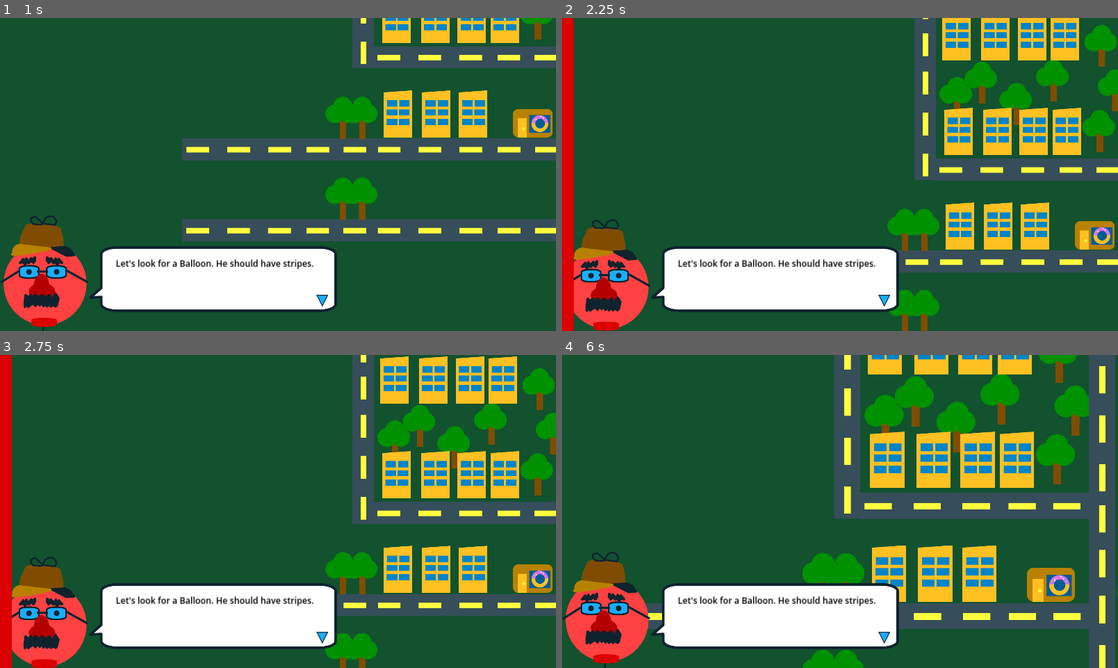
Above: before the commit, frames 1-4 (two rows, left to right).
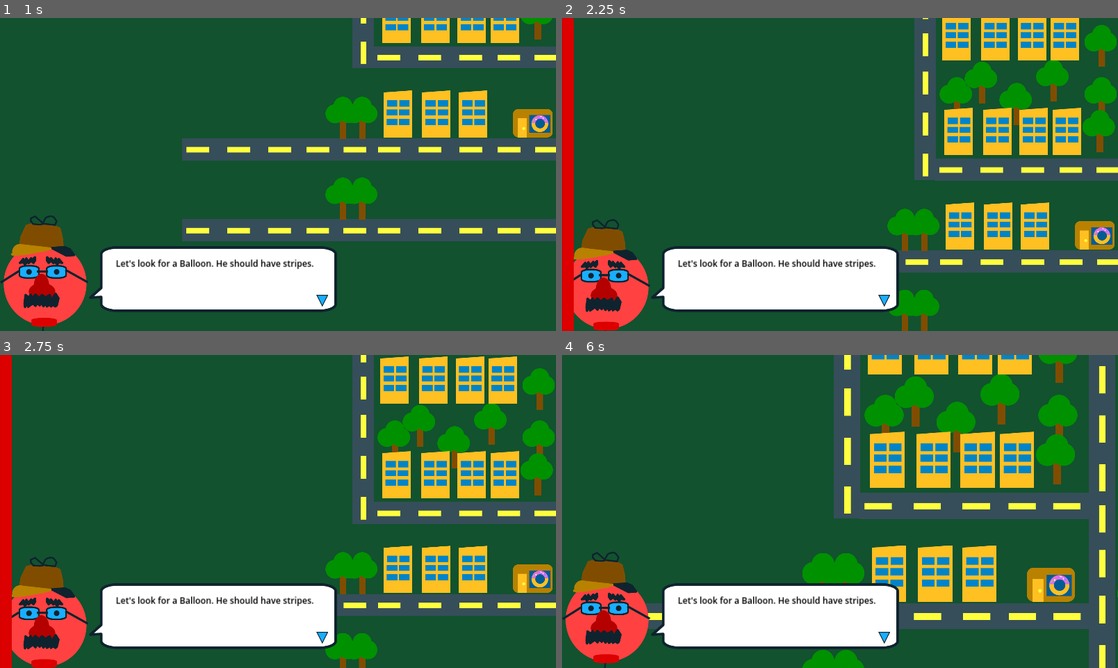
Above: after the commit, the same moments.

Repository: mathew-tran/theanajam22
Game: Godot game, scene res://Scenes/Main.tscn
Same seed, same stepped clock (60 frames per second), same inputs: the game is played once before the commit and once after it.
Inputs (mouse positions are in pixels of both pictures, inside the frame that each line leads up to):
- Up to frame 1 (1 s): move the mouse to (250, 237) at 0.52 s; hold W (move_up) from 0.53 s (still down); tap Mouse wheel down (scroll_down) at 0.6 s
- Up to frame 2 (2.25 s): move the mouse to (1006, 221) at 1.27 s; tap Mouse wheel up (scroll_up) at 1.35 s; move the mouse to (673, 127) at 2.02 s; release W (move_up) at 2.03 s; hold A (move_left) from 2.03 s (still down); tap Mouse wheel down (scroll_down) at 2.1 s
- Up to frame 3 (2.75 s): keep holding A (move_left)
- Up to frame 4 (6 s): move the mouse to (867, 511) at 2.77 s; tap Mouse wheel up (scroll_up) at 2.85, 4.35, 5.85 s; move the mouse to (756, 433) at 3.52 s; release A (move_left) at 3.53 s; hold S (move_down) 3.53-4.28 s; tap Mouse wheel down (scroll_down) at 3.6, 5.1 s; move the mouse to (962, 495) at 4.27 s; hold D (move_right) 4.28-5.03 s; move the mouse to (728, 527) at 5.02 s; hold W (move_up) 5.03-5.78 s; move the mouse to (895, 442) at 5.77 s; hold D (move_right) from 5.78 s (still down)

Frame 1 is identical in both runs. In frame 2, 0.4% of the frame differs, in the area x 94-100%, y 16-30%; in frame 3, 0.4%; in frame 4, 0.8%, in the area x 85-95%, y 9-26%.

Commit message:
add readme

Diff:
--- a/Scenes/Main.tscn
+++ b/Scenes/Main.tscn
@@ -33,6 +33,9 @@
 [node name="Road13" parent="Environment" instance=ExtResource("1_d763k")]
 position = Vector2(4040, 496)
 
+[node name="TreeType26" parent="Environment" instance=ExtResource("3_u3w0x")]
+position = Vector2(1080, -512)
+
 [node name="TreeType15" parent="Environment" instance=ExtResource("3_u3w0x")]
 position = Vector2(480, -512)
 
@@ -47,9 +50,6 @@
 
 [node name="TreeType25" parent="Environment" instance=ExtResource("3_u3w0x")]
 position = Vector2(1072, -376)
-
-[node name="TreeType26" parent="Environment" instance=ExtResource("3_u3w0x")]
-position = Vector2(1136, -544)
 
 [node name="TreeType27" parent="Environment" instance=ExtResource("3_u3w0x")]
 position = Vector2(1080, -728)
Not shown, added: README.md
